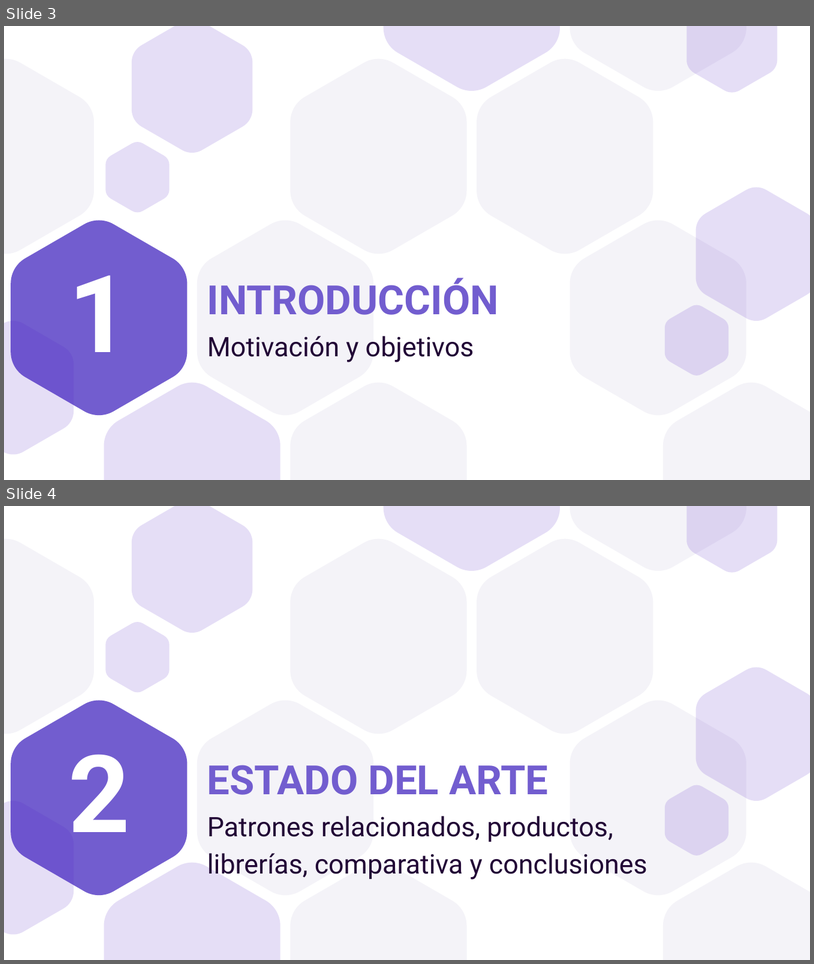
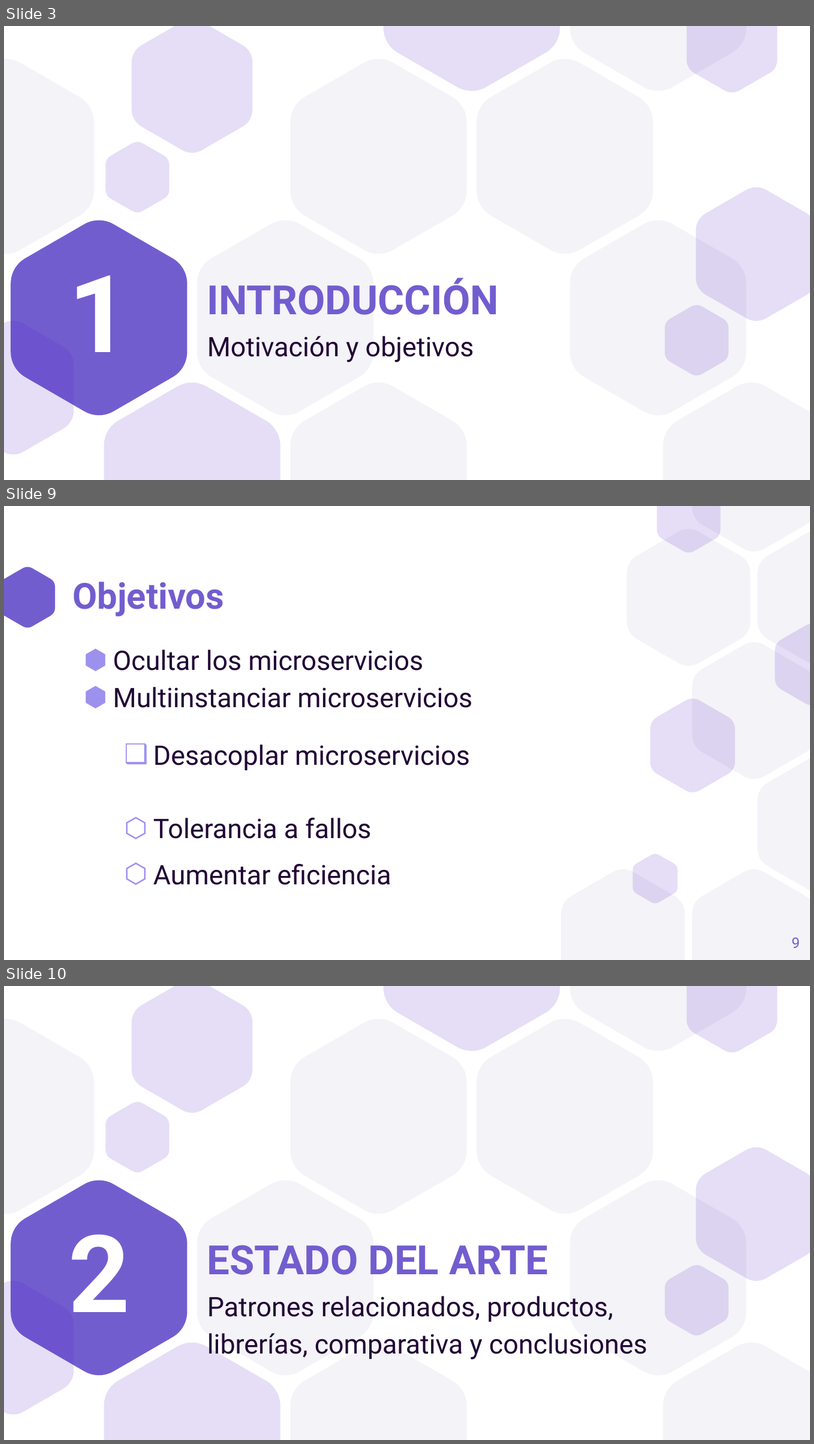
Before and after one commit to a1ex9788/TFG, a slide deck: TFG_AlejandroCarrion.pptx. Shown one above the other, each under a label of ours: slides 3 and 4 before the commit, slides 3, 9 and 10 after it; the slides between them are not shown. The pictures are 814x964 and 814x1444 pixels, drawn with LibreOffice and Linux fonts; fonts in the diff are those of the drawing. Boxes give left, top, right and bottom in pixels: in the first picture for what was removed or moved away, otherwise in the second. Text is boxed around its words. In the diff, an @@ line names an element or a change of style, - is before the commit and + after.

```diff
--- a/TFG_AlejandroCarrion.pptx
+++ b/TFG_AlejandroCarrion.pptx
@@ slide 9 added at (4, 506, 810, 960), background #FFFFFF @@
@@ freeform shape added at (4, 567, 55, 627), fill #725DCF @@
@@ title added at (73, 582, 225, 616), 32 pt, text #725DCF, bold @@
+Objetivos
@@ text added at (113, 649, 473, 885), 24 pt, text #210635 @@
+⬢ Ocultar los microservicios
+⬢ Multiinstanciar microservicios
+  ❑ Desacoplar microservicios
+  ⬡ Tolerancia a fallos
+  ⬡ Aumentar eficiencia
@@ group added at (561, 506, 810, 959): 11 freeform shapes @@
@@ page number added at (792, 937, 800, 948), 13 pt, text #725DCF @@
+9
@@ what was slide 4 is now slide 10 @@
```
Also in this commit, not shown: 5 slides changed, 14 other slides added, 1 slide removed.
